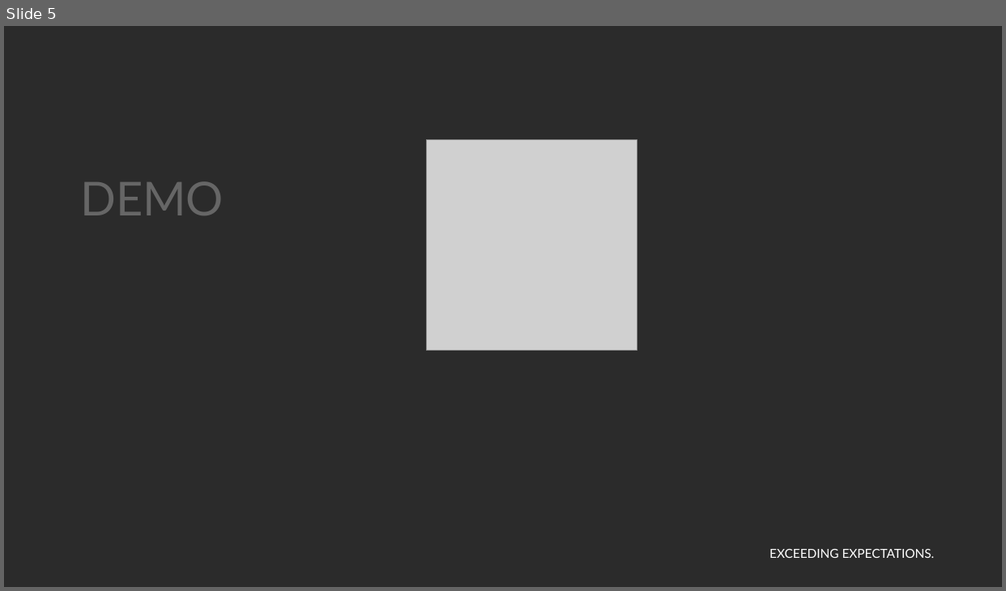
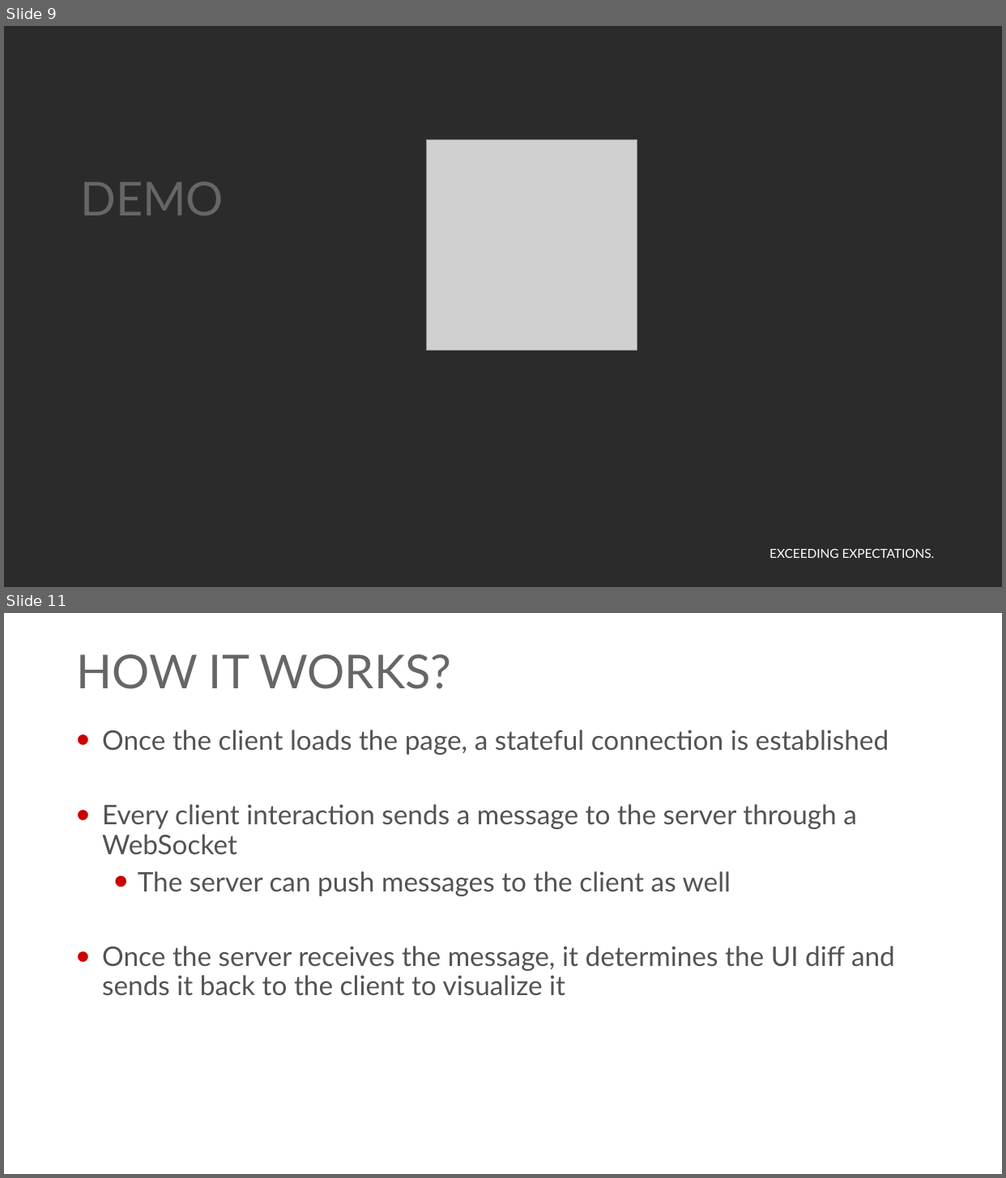
Before and after one commit to georgiyolovski/elixir-workshop, a slide deck: Elixir - Day 3.pptx. Shown one above the other, each under a label of ours: slide 5 before the commit, slides 9 and 11 after it; the slides between them are not shown. The pictures are 1006x591 and 1006x1178 pixels, drawn with LibreOffice and Linux fonts; fonts in the diff are those of the drawing; grey boxes stand for pictures; background and template pictures are left out; a plain dark background stands for a picture behind light text. Boxes give left, top, right and bottom in pixels: in the first picture for what was removed or moved away, otherwise in the second. Text is boxed around its words. In the diff, an @@ line names an element or a change of style, - is before the commit and + after.

```diff
--- a/Elixir - Day 3.pptx
+++ b/Elixir - Day 3.pptx
@@ slide 11 added at [4,613,1002,1174], background #FFFFFF; not listed: 1 template element that a slide beside it also shows @@
@@ title added at [76,654,451,689], 45 pt, text #666666 @@
+HOW IT WORKS?
@@ text added at [102,730,895,996], 26 pt, text #535353 @@
+• Once the client loads the page, a stateful connection is established
+• Every client interaction sends a message to the server through a WebSocket
+  • The server can push messages to the client as well
+• Once the server receives the message, it determines the UI diff and sends it back to the client to visualize it
@@ what was slide 5 is now slide 9 @@
```
Also in this commit, not shown: 1 slide changed, 8 other slides added.
